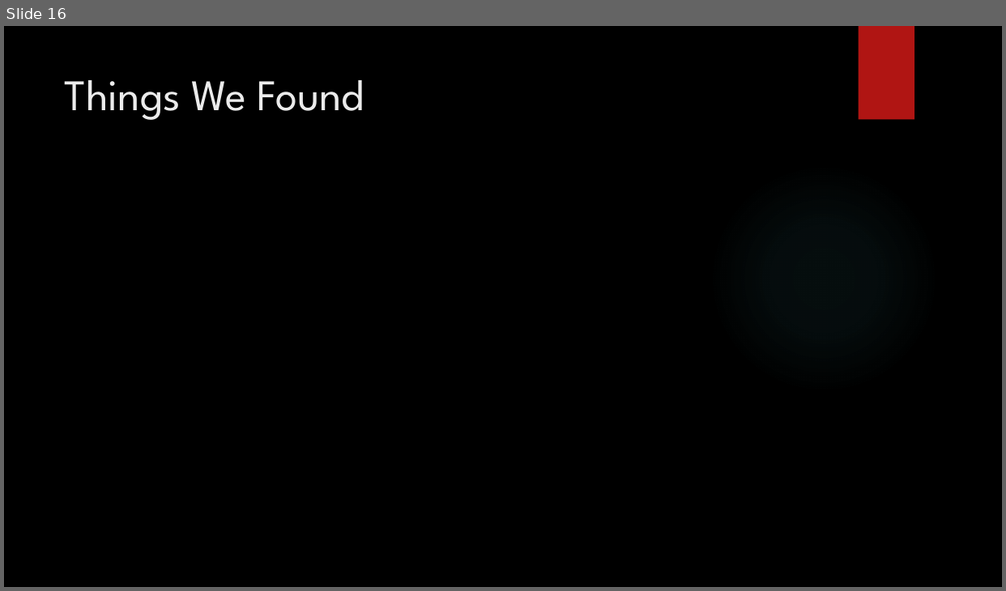
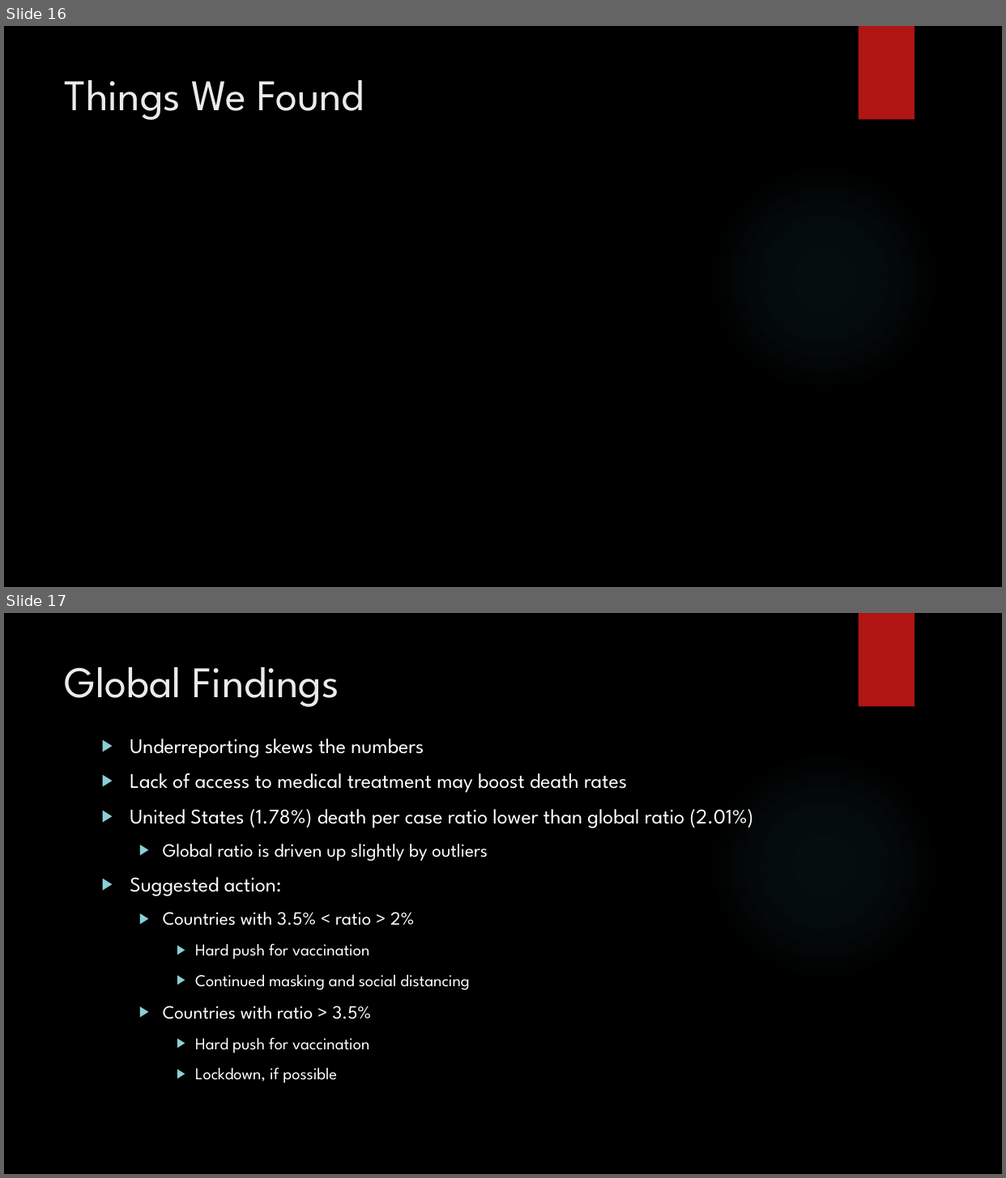
Before and after one commit to GabrielMichaelKlein/p2-Group-1, a slide deck: P2 – Group 1.pptx. Shown one above the other, each under a label of ours: slide 16 before the commit, slides 16 and 17 after it. The pictures are 1006x591 and 1006x1178 pixels, drawn with LibreOffice and Linux fonts; fonts in the diff are those of the drawing; background and template pictures are left out. Boxes give left, top, right and bottom in pixels: in the first picture for what was removed or moved away, otherwise in the second. Text is boxed around its words. In the diff, an @@ line names an element or a change of style, - is before the commit and + after.

Commit message:
Added global findings slide

```diff
--- a/P2 – Group 1.pptx
+++ b/P2 – Group 1.pptx
@@ slide 17 added at <box>4,613,1002,1174</box>, background picture (left out); not listed: 2 template elements that a slide beside it also shows @@
@@ title added at <box>65,667,339,707</box>, 42 pt, text #EBEBEB @@
+Global Findings
@@ text added at <box>130,739,754,1084</box>, 20 pt, text #FFFFFF @@
+▶ Underreporting skews the numbers
+▶ Lack of access to medical treatment may boost death rates
+▶ United States (1.78%) death per case ratio lower than global ratio (2.01%)
+  ▶ Global ratio is driven up slightly by outliers
+▶ Suggested action:
+  ▶ Countries with 3.5% < ratio > 2%
+    ▶ Hard push for vaccination
+    ▶ Continued masking and social distancing
+  ▶ Countries with ratio > 3.5%
+    ▶ Hard push for vaccination
+    ▶ Lockdown, if possible
```
